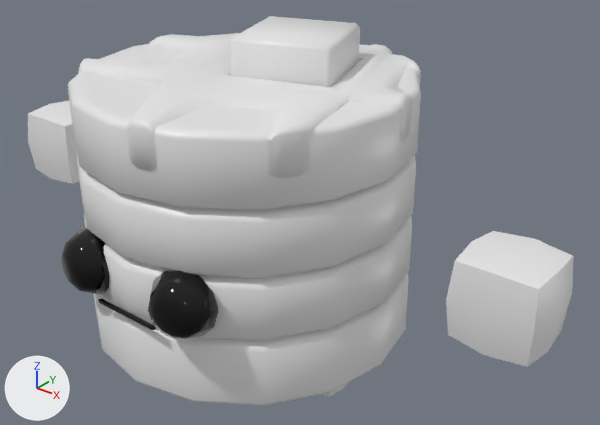
Renders of the FBX model Assets/Models/CharactersDeath/Char.BreadBased.02.Dead.fbx from each side of a commit.
One viewpoint serves both versions: a 50 mm lens placed at (3.12, -3.41, 3.21), pointed at (0.27, 0.15, 1.01). The lights are fixed; the arrows at lower left show +X, +Y and +Z. Where no turn or scale is listed for an object, it has been applied to the vertices.

In view in the first picture: 'Char.BreadBased.02.Pieces', 'Char.BreadBased.02.Pieces.001', 'Char.BreadBased.02.Pieces.002', 'Char.BreadBased.02.Pieces.003', 'Char.BreadBased.02.Pieces.004', 'Char.BreadBased.02.Pieces.005'.
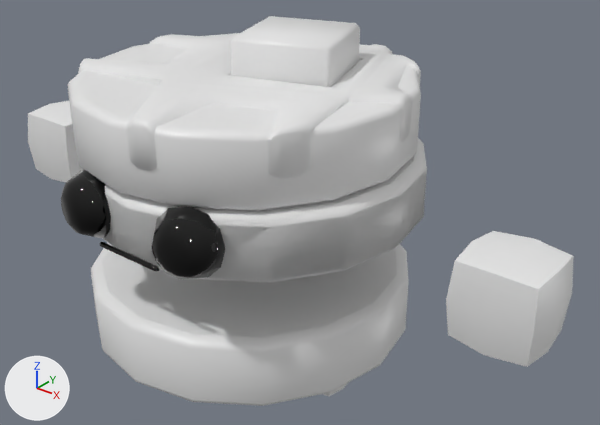
Boxes (x1, y1, x2, y2) around the edits, measured in the pictures (600 x 425 px):
'Char.BreadBased.02.Pieces.003', moved: before (62, 214, 412, 341); after (61, 159, 427, 283)
'Char.BreadBased.02.Pieces.002', moved: before (76, 155, 416, 278); after (105, 138, 427, 282)

The change, as a diff of the scene's bpy script:
```diff
--- a/Assets/Models/CharactersDeath/Char.BreadBased.02.Dead.fbx.py
+++ b/Assets/Models/CharactersDeath/Char.BreadBased.02.Dead.fbx.py
@@ ob_char_breadbased_02_pieces_003 @@
 ob_char_breadbased_02_pieces_003 = bpy.data.objects.new('Char.BreadBased.02.Pieces.003', me_char_breadbased_02_pieces_003)
-ob_char_breadbased_02_pieces_003.location = (0.0, 0.0, 0.879)
+ob_char_breadbased_02_pieces_003.location = (0.07, 0.0, 1.258)
@@ ob_char_breadbased_02_pieces_002 @@
 ob_char_breadbased_02_pieces_002 = bpy.data.objects.new('Char.BreadBased.02.Pieces.002', me_char_breadbased_02_pieces_002)
-ob_char_breadbased_02_pieces_002.location = (0.0, 0.0, 1.258)
+ob_char_breadbased_02_pieces_002.location = (0.07, 0.0, 1.258)
```
